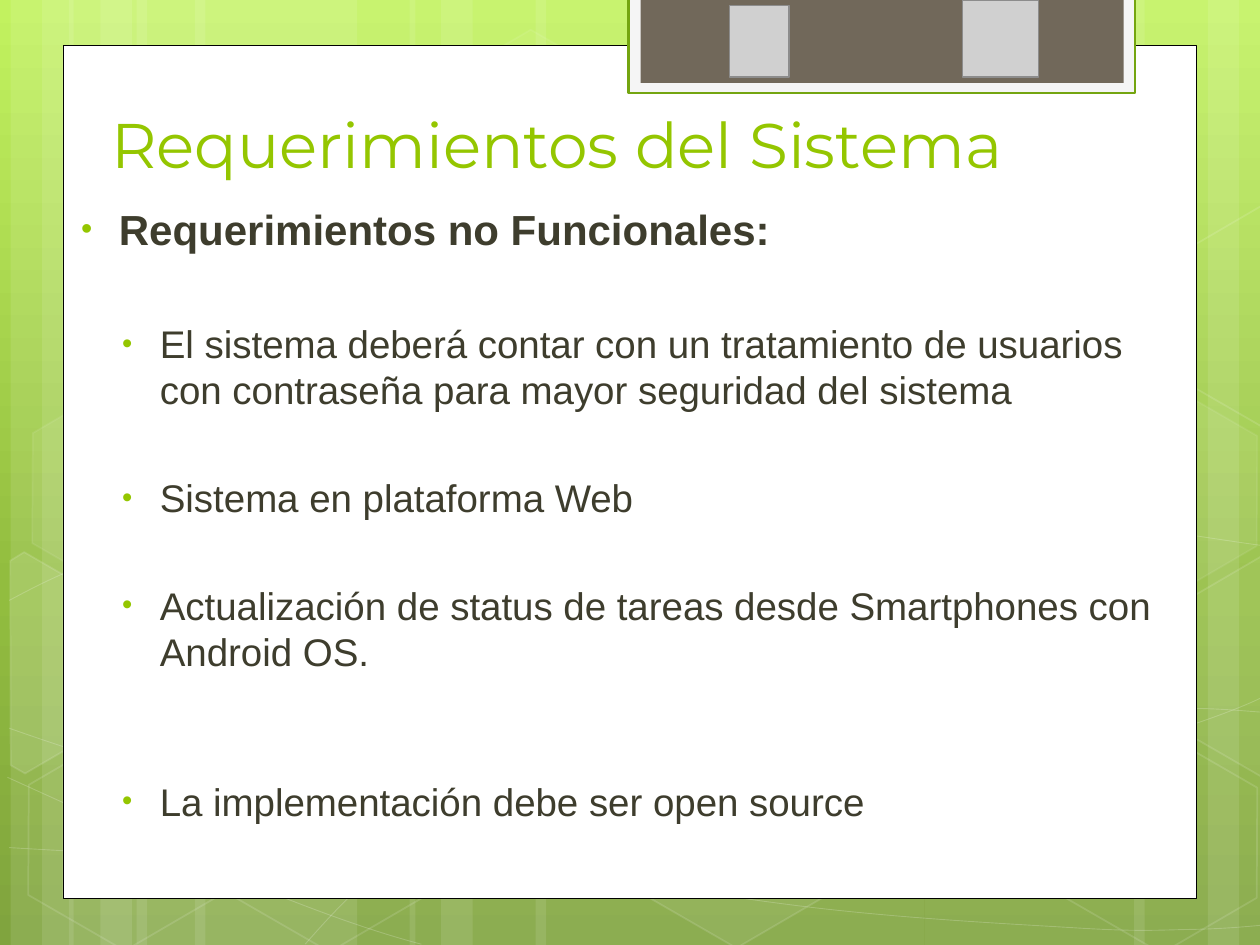
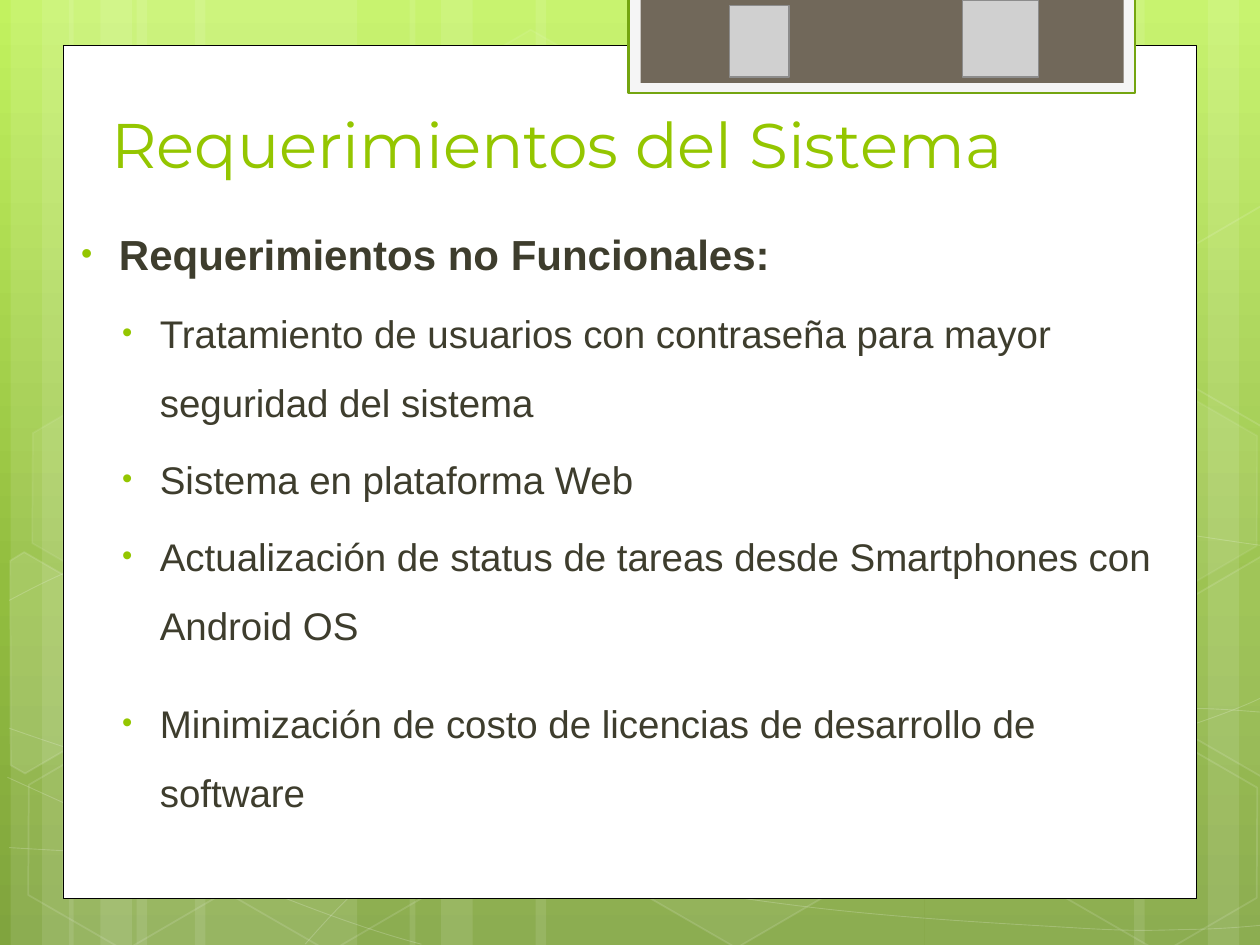
Before and after one commit to ptissera/habilitacion-profesional-2012-4k4, a slide deck: slide 10 of Documentacion/Proyecto/Presentacion Final/Exposicion Final.pptx. Drawn at 1260x945 pixels with LibreOffice and Linux fonts; fonts in the diff are those of the drawing; grey boxes stand for pictures. Boxes give left, top, right and bottom in pixels: in the first picture for what was removed or moved away, otherwise in the second. Text is boxed around its words. In the diff, an @@ line names an element or a change of style, - is before the commit and + after.

```diff
--- a/Documentacion/Proyecto/Presentacion Final/Exposicion Final.pptx
+++ b/Documentacion/Proyecto/Presentacion Final/Exposicion Final.pptx
@@ text at box(119, 239, 770, 501): line spacing 1 to 1.5 @@
@@ text at box(160, 320, 1051, 424): text changed @@
-  • El sistema deberá contar con un tratamiento de usuarios con contraseña para mayor seguridad del sistema
+  • Tratamiento de usuarios con contraseña para mayor seguridad del sistema
@@ text at box(160, 542, 1151, 808): text changed @@
-  • Actualización de status de tareas desde Smartphones con Android OS.
-  • La implementación debe ser open source
+  • Actualización de status de tareas desde Smartphones con Android OS
+  • Minimización de costo de licencias de desarrollo de software
```
Also in this commit, not shown: 6 other slides changed.
